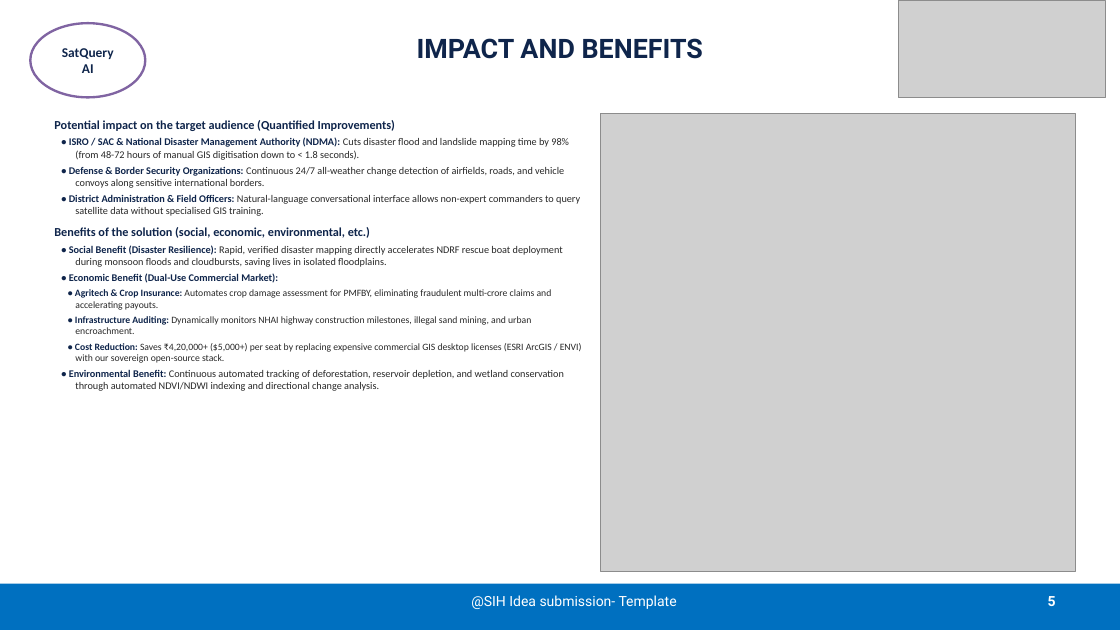
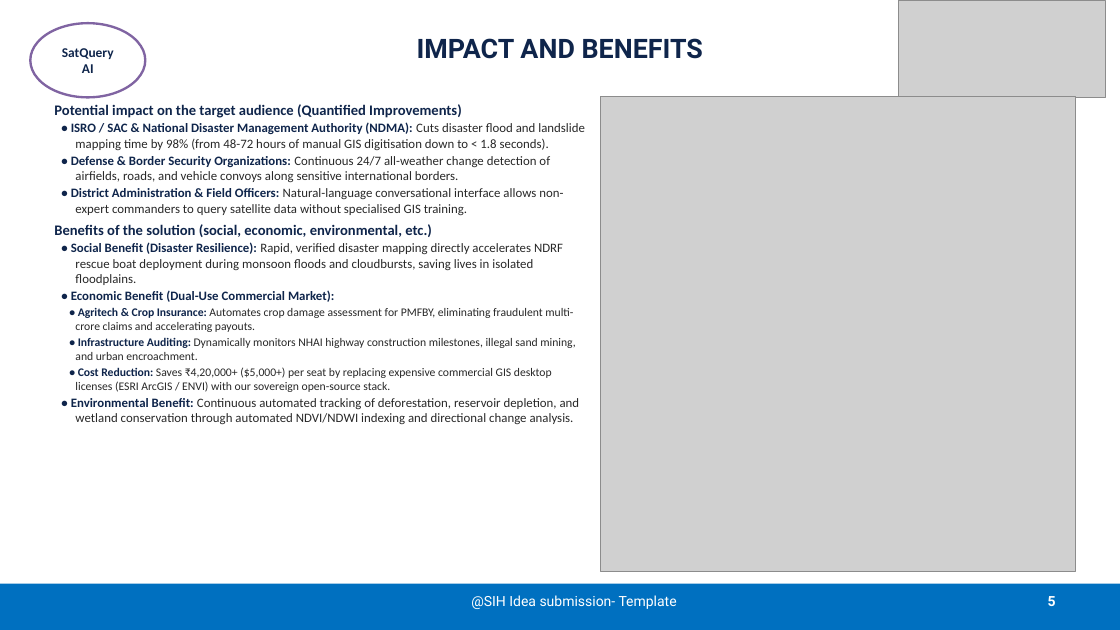
Before and after one commit to Shourya3113/SatQuery-AI-SIH-26, a slide deck: slide 5 of SIH2026-IDEA-Presentation-Format.pptx. Drawn at 1120x630 pixels with LibreOffice and Linux fonts; fonts in the diff are those of the drawing; grey boxes stand for pictures. Boxes give left, top, right and bottom in pixels: in the first picture for what was removed or moved away, otherwise in the second. Text is boxed around its words. In the diff, an @@ line names an element or a change of style, - is before the commit and + after.

Commit message:
feat(ppt): significantly increase font sizes to 11pt/12.5pt and optimize layout for high readability

```diff
--- a/SIH2026-IDEA-Presentation-Format.pptx
+++ b/SIH2026-IDEA-Presentation-Format.pptx
@@ text "Potential impact on the target ...": place and size @@
-text "Potential impact on the target ..." at (54, 120, 582, 391)
+text "Potential impact on the target ..." at (54, 104, 585, 424)
@@ text "Potential impact on the target ..." at (54, 104, 585, 424): size 10.5 to 12.5 pt in "Potential impact on the target audience (Quantified ...", "Benefits of the solution (social, economic, environmental, ..."; size 8.8 to 11 pt in "• ISRO / SAC & National Disaster ...", "• Defense & Border Security Organizations: Continuous ...", "• District Administration & Field Officers: Natural-language ...", "• Social Benefit (Disaster Resilience): Rapid, verified ..." and 2 more places; size 8.3 to 10 pt in "• Agritech & Crop Insurance: Automates crop ...", "• Infrastructure Auditing: Dynamically monitors NHAI highway ...", "• Cost Reduction: Saves ₹4,20,000+ ($5,000+) per ..."; less space between paragraphs @@
@@ picture: place and size @@
-picture at (601, 113, 1075, 571)
+picture at (601, 97, 1075, 571)
```
Also in this commit, not shown: 5 other slides changed, 8 other files.
